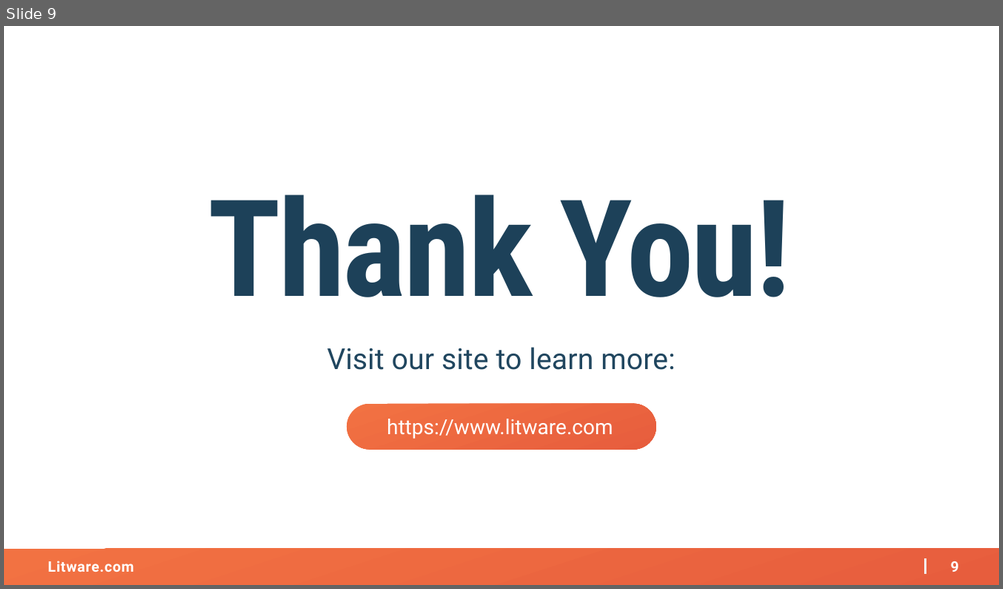
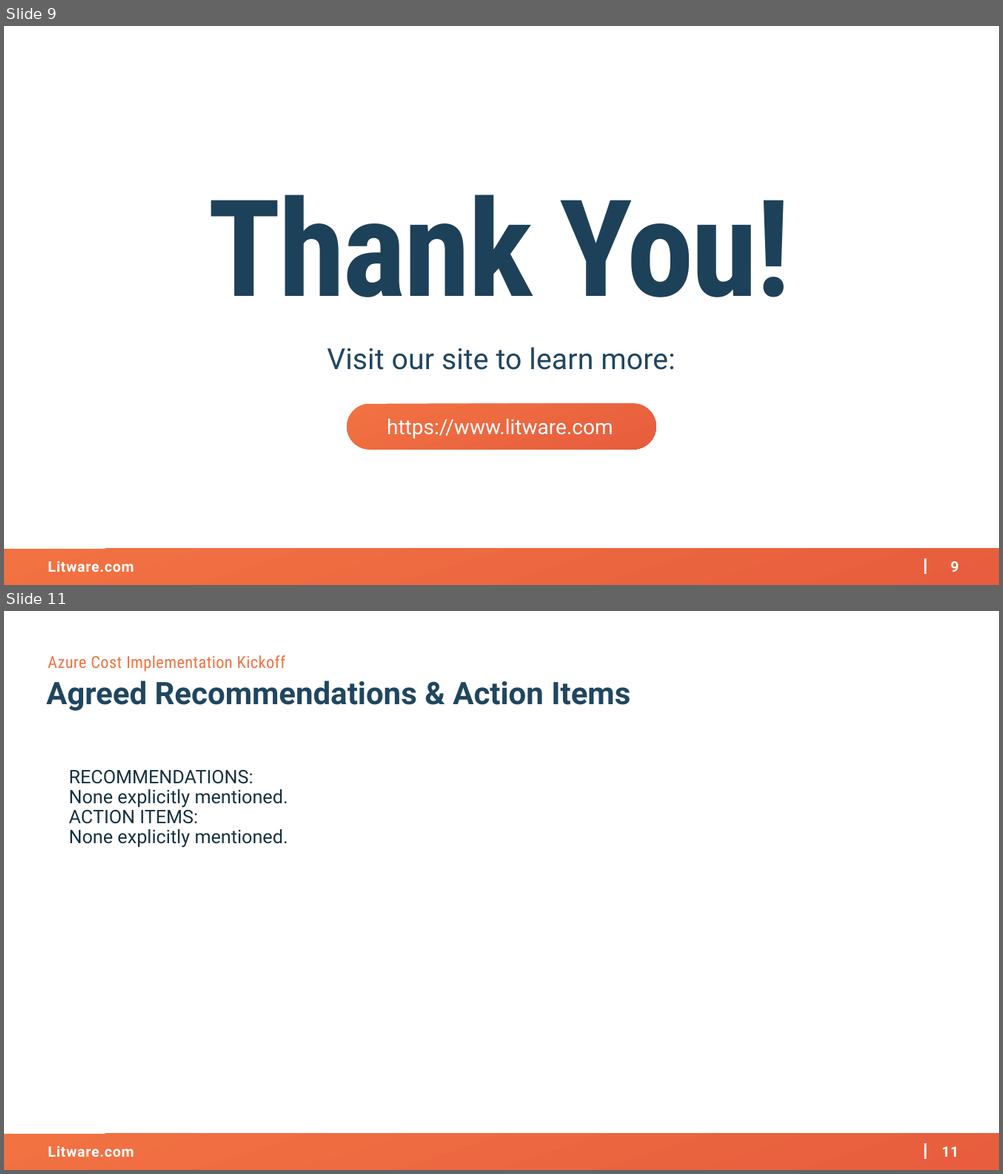
Before and after one commit to reaver89/agenticit, a slide deck: create-a-project-from-cost-opt-20260216155253/artifacts/kickoff-deck.pptx. Shown one above the other, each under a label of ours: slide 9 before the commit, slides 9 and 11 after it; the slides between them are not shown. The pictures are 1003x589 and 1003x1174 pixels, drawn with LibreOffice and Linux fonts; fonts in the diff are those of the drawing; background and template pictures are left out. Boxes give left, top, right and bottom in pixels: in the first picture for what was removed or moved away, otherwise in the second. Text is boxed around its words. In the diff, an @@ line names an element or a change of style, - is before the commit and + after.

Commit message:
[create-a-project-from-cost-opt-20260216155253] Update artifacts/kickoff-deck.pptx

```diff
--- a/create-a-project-from-cost-opt-20260216155253/artifacts/kickoff-deck.pptx
+++ b/create-a-project-from-cost-opt-20260216155253/artifacts/kickoff-deck.pptx
@@ slide 11 added at (4,611,999,1170), background #FFFFFF; not listed: 4 template elements that a slide beside it also shows @@
@@ text added at (48,655,286,672), 16 pt, text #F27242 @@
+Azure Cost Implementation Kickoff
@@ text added at (46,681,630,711), 30 pt, text #20465F, bold @@
+Agreed Recommendations & Action Items
@@ text added at (69,770,288,848), 18 pt, text #173242 @@
+RECOMMENDATIONS:
+None explicitly mentioned.
+ACTION ITEMS:
+None explicitly mentioned.
```
Also in this commit, not shown: 1 other slide added.
